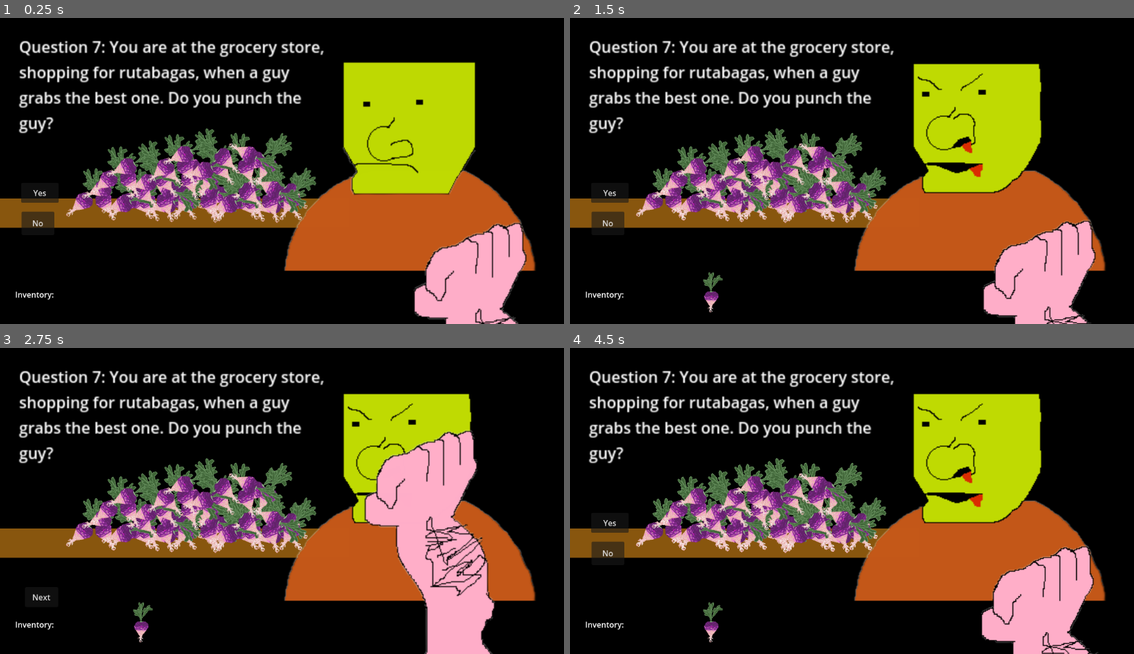
Above: before the commit, frames 1-4 (two rows, left to right).
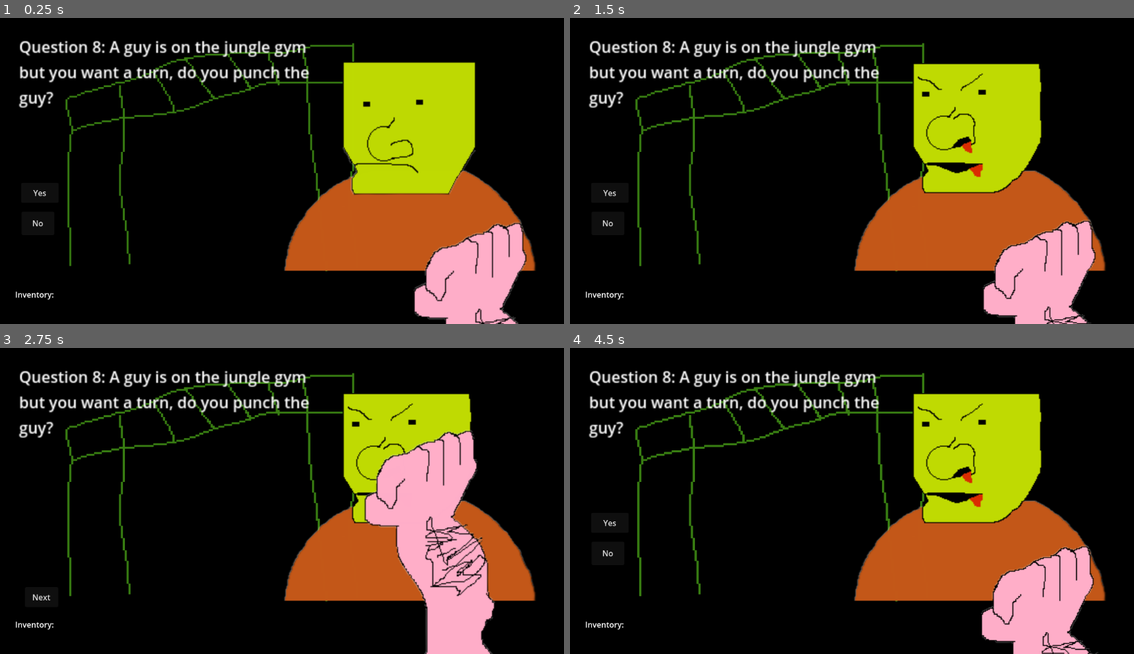
Above: after the commit, the same moments.

Repository: Do-You-Punch-The-Guy-Studios/do-you-punch-the-guy
Game: Godot game, scene res://scenes/the_guy_root_scene.tscn
Same seed, same stepped clock (60 frames per second), same inputs: the game is played once before the commit and once after it.
Inputs:
- Up to frame 1 (0.25 s): no input
- Up to frame 2 (1.5 s): click "Yes" at 0.5 s; click "Next" at 1.25 s
- Up to frame 3 (2.75 s): click "Yes" at 2 s
- Up to frame 4 (4.5 s): click "Next" at 2.75 s; click "Yes" at 3.5 s; click "Next" at 4.25 s

The runs differ from the first frame. In frame 1, 16% of the frame differs, in the area x 0-63%, y 7-83%; in frame 2, 17%; in frame 3, 17%; in frame 4, 17%, in the area x 0-63%, y 7-97%.

Commit message:
question8

Diff:
--- a/code/do-you-punch-the-guy-main.gd
+++ b/code/do-you-punch-the-guy-main.gd
@@ -28,6 +28,7 @@
 	"question5":preload("res://scenes/question5.tscn"),
 	"question6":preload("res://scenes/question6.tscn"),
 	"question7":preload("res://scenes/question7.tscn"),
+	"question8":preload("res://scenes/question8.tscn"),
 	};
 @onready var yesButton = $YesButton;
 @onready var noButton = $NoButton;
@@ -79,7 +80,7 @@
 	currentQuestionIndex = nextQuestionIndex
 	nextQuestionIndex = questionIndexes.back()
 	questionIndexes.pop_back()
-	currentQuestionIndex = 7;
+	currentQuestionIndex = 8;
 	currentQuestion = questionInfo[str(currentQuestionIndex)];
 	if(currentQuestionIndex > 1):
 		self.add_child(questionScenes["question" + str(currentQuestionIndex)].instantiate())
@@ -157,12 +158,10 @@
 		modifyInventory('add', gameActions.inventory)
 
 func modifyInventory(addOrRemove: String, itemName: String):
-	print("modifyInventory")
 	if(addOrRemove == 'add'):
 		playerInventory.append(itemName)
 	if(addOrRemove == 'remove'):
 		playerInventory.erase(itemName)
-	print(playerInventory)
 	$PlayerInventory.displayInventory(playerInventory);
 
 func tallyResults(buttonPressed: String):
--- a/data/questions.json
+++ b/data/questions.json
@@ -89,8 +89,12 @@
 		"question":"A guy is on the jungle gym but you want a turn, do you punch the guy?",
 		"yes": true,
 		"no": true,
+		"option3": false,
 		"yesTags":["HITSKIDS", "ASSHOLE"],
 		"noTags":["NICE"],
+		"onQuestion": false,
+		"onYes": false,
+		"onNo": false,
 		"isActive": true
 	},
 	"9": {
--- /dev/null
+++ b/scenes/question8.tscn
@@ -0,0 +1,10 @@
+[gd_scene load_steps=2 format=3 uid="uid://dn3lrvuru1ml"]
+
+[ext_resource type="Texture2D" uid="uid://v2iuah485huf" path="res://assets/question8/jungleGym.png" id="1_3r0tt"]
+
+[node name="Question8" type="Node2D"]
+
+[node name="JungleGym" type="Sprite2D" parent="."]
+position = Vector2(321.25, -142.24998)
+scale = Vector2(1.3012499, 1.1970832)
+texture = ExtResource("1_3r0tt")
Binary file added: assets/question8/jungleGym.png
Not shown, added: assets/question8/jungleGym.png.import
